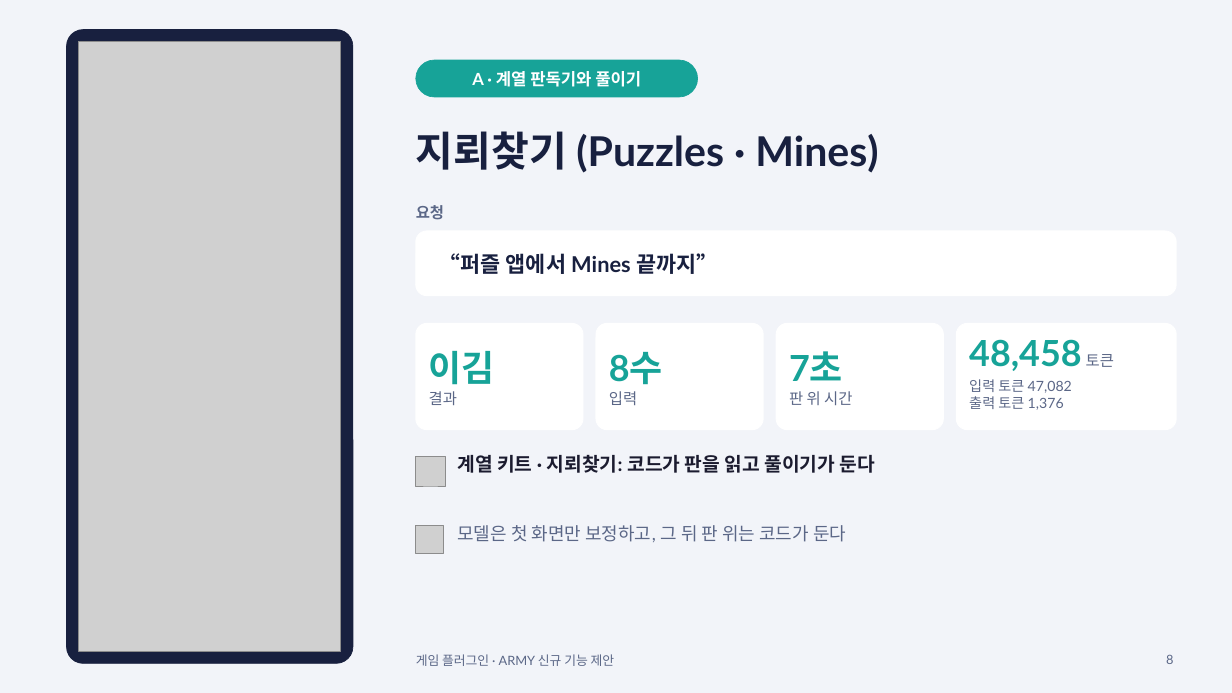
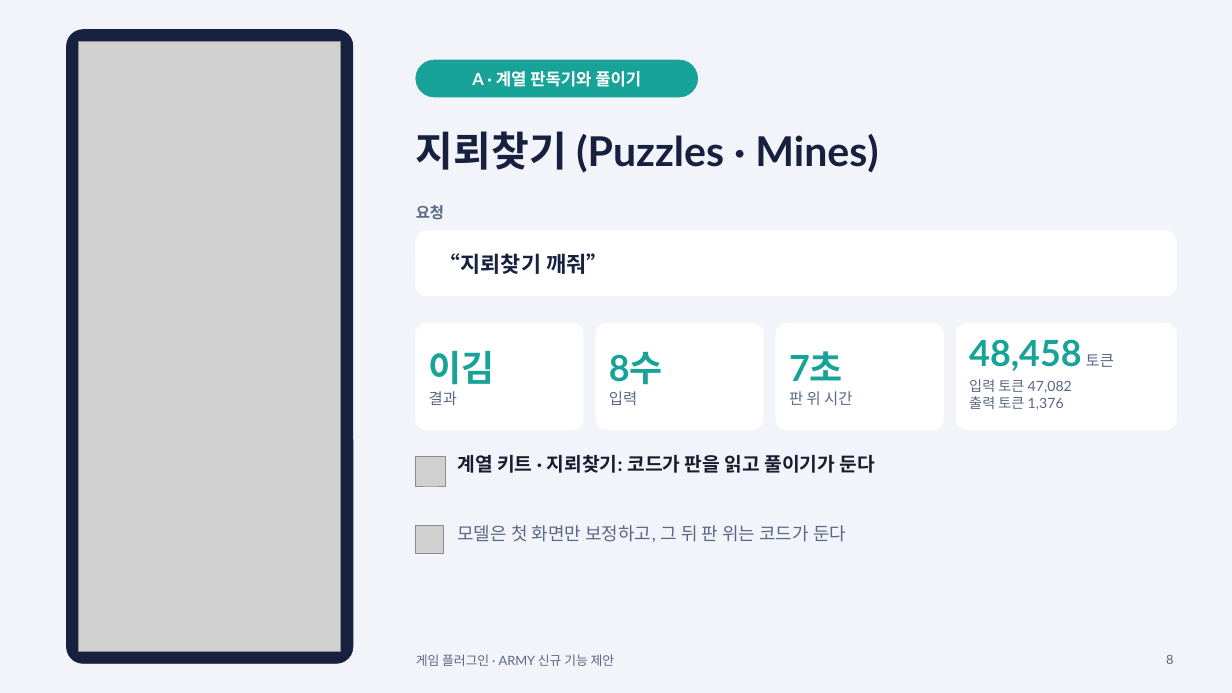
Before and after one commit to jimni-kim/game-lab, a slide deck: slide 8 of final/game-plugin-intro.pptx. Drawn at 1232x693 pixels with LibreOffice and Linux fonts; fonts in the diff are those of the drawing; grey boxes stand for pictures. Boxes give left, top, right and bottom in pixels: in the first picture for what was removed or moved away, otherwise in the second. Text is boxed around its words. In the diff, an @@ line names an element or a change of style, - is before the commit and + after.

```diff
--- a/final/game-plugin-intro.pptx
+++ b/final/game-plugin-intro.pptx
@@ text at bbox=[439, 253, 608, 274]: text changed @@
-“퍼즐 앱에서 Mines 끝까지”
+“지뢰찾기 깨줘”
```
Also in this commit, not shown: 10 other slides changed, 3 other files.
